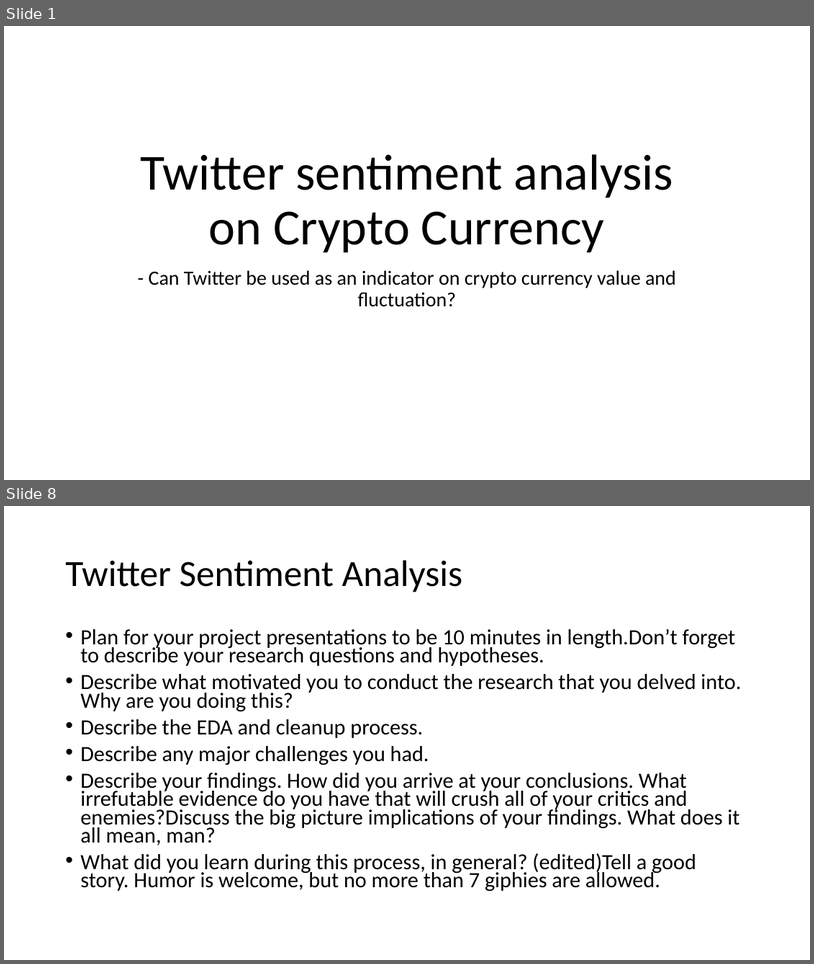
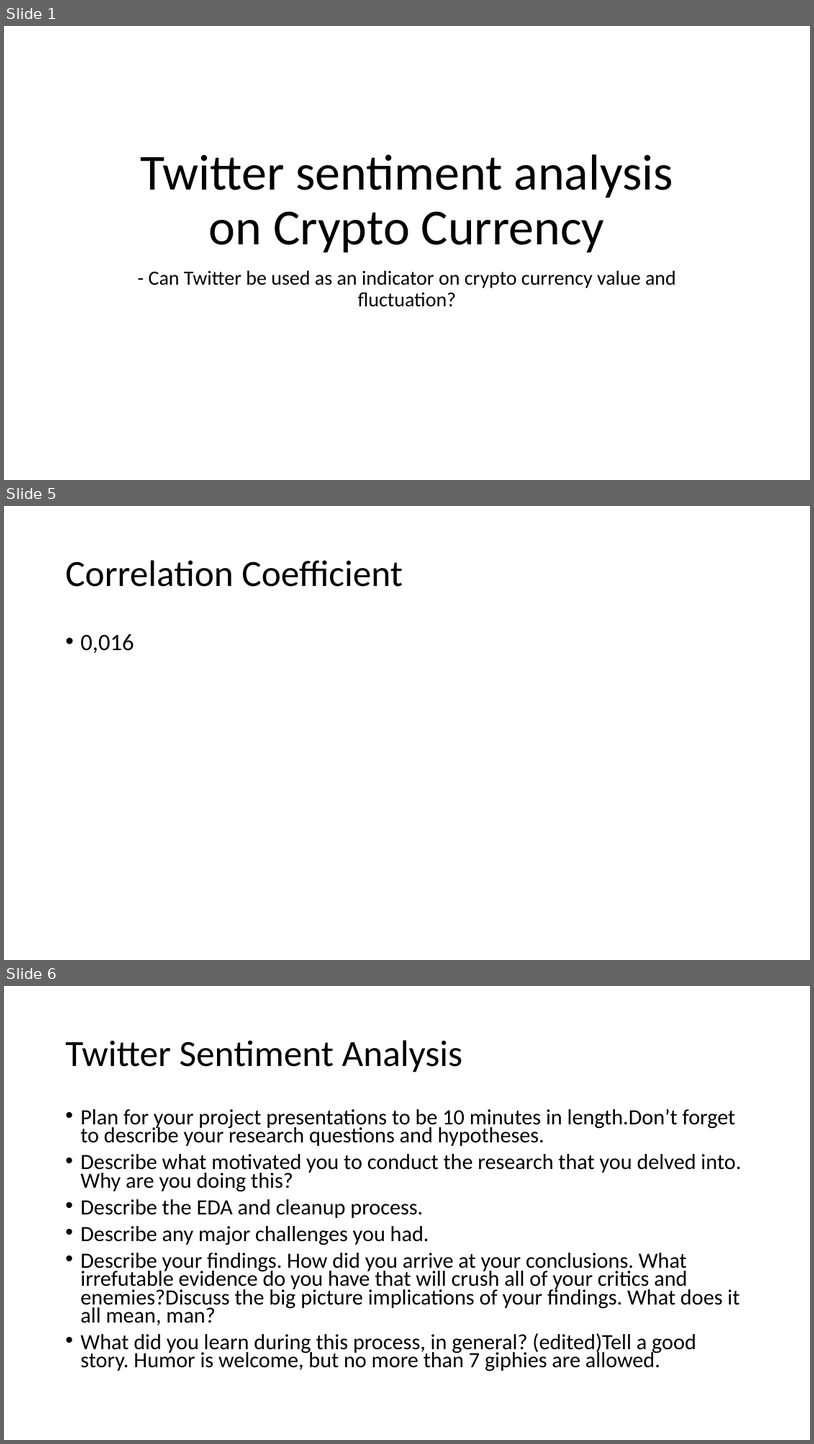
Before and after one commit to Erik-AR/cryptoproject, a slide deck: presentation cyptoproject.pptx. Shown one above the other, each under a label of ours: slides 1 and 8 before the commit, slides 1, 5 and 6 after it; the slides between them are not shown. The pictures are 814x964 and 814x1444 pixels, drawn with LibreOffice and Linux fonts; fonts in the diff are those of the drawing. Boxes give left, top, right and bottom in pixels: in the first picture for what was removed or moved away, otherwise in the second. Text is boxed around its words. In the diff, an @@ line names an element or a change of style, - is before the commit and + after.

```diff
--- a/presentation cyptoproject.pptx
+++ b/presentation cyptoproject.pptx
@@ slide 5 added at box(4, 506, 810, 960), background #FFFFFF @@
@@ title added at box(65, 560, 403, 587), 44 pt, text #000000 @@
+Correlation Coefficient
@@ text added at box(80, 634, 134, 653), 28 pt, text #000000 @@
+• 0,016
@@ what was slide 8 is now slide 6 @@
```
Also in this commit, not shown: 2 slides changed, 1 other slide added, 5 slides removed, 2 other files.
